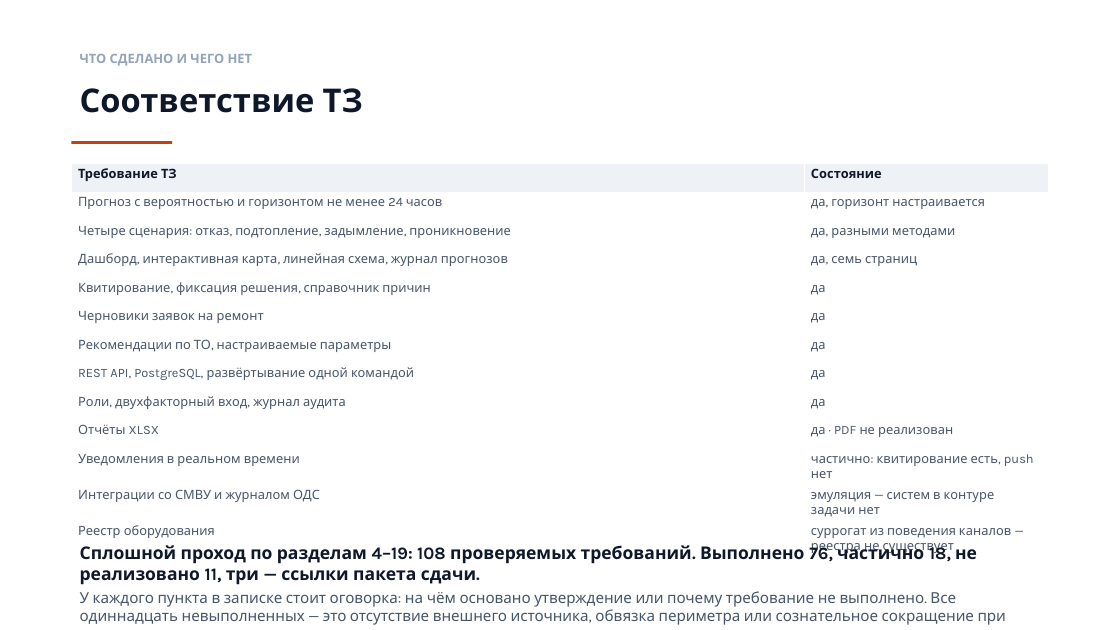
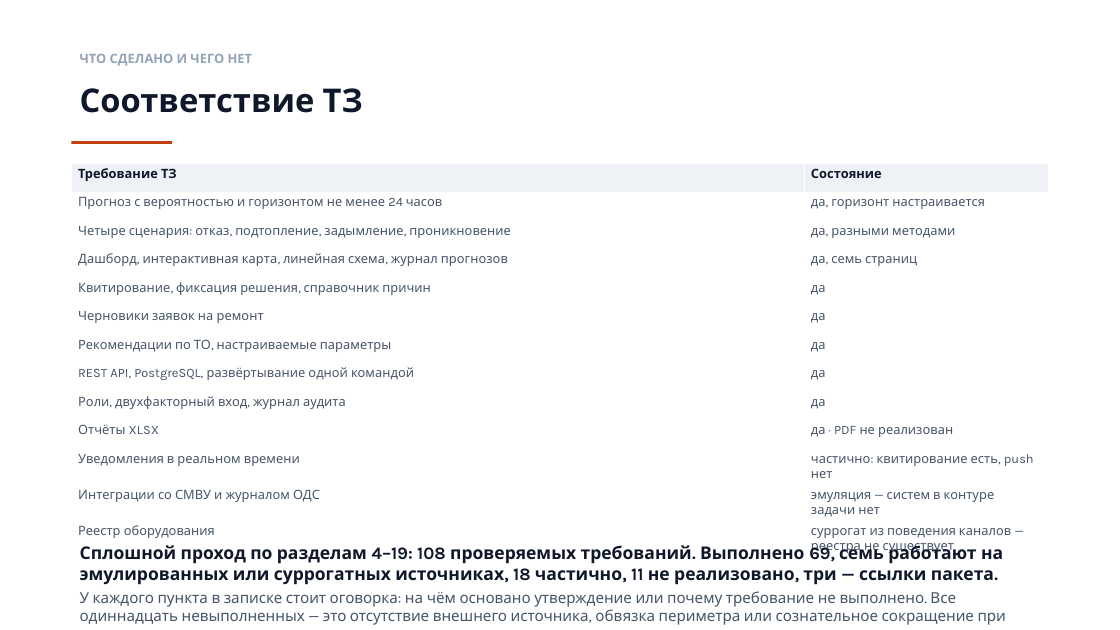
Before and after one commit to orbitalrailgun/lct2026-gorod-8, a slide deck: slide 14 of docs/презентация-прототип.pptx. Drawn at 1120x630 pixels with LibreOffice and Linux fonts; fonts in the diff are those of the drawing. Boxes give left, top, right and bottom in pixels: in the first picture for what was removed or moved away, otherwise in the second. Text is boxed around its words. In the diff, an @@ line names an element or a change of style, - is before the commit and + after.

```diff
--- a/docs/презентация-прототип.pptx
+++ b/docs/презентация-прототип.pptx
@@ text at (x1=80, y1=543, x2=1003, y2=585): text changed @@
-Сплошной проход по разделам 4–19: 108 проверяемых требований. Выполнено 76, частично 18, не реализовано 11, три — ссылки пакета сдачи.
+Сплошной проход по разделам 4–19: 108 проверяемых требований. Выполнено 69, семь работают на эмулированных или суррогатных источниках, 18 частично, 11 не реализовано, три — ссылки пакета.
```
Also in this commit, not shown: 1 other file.
